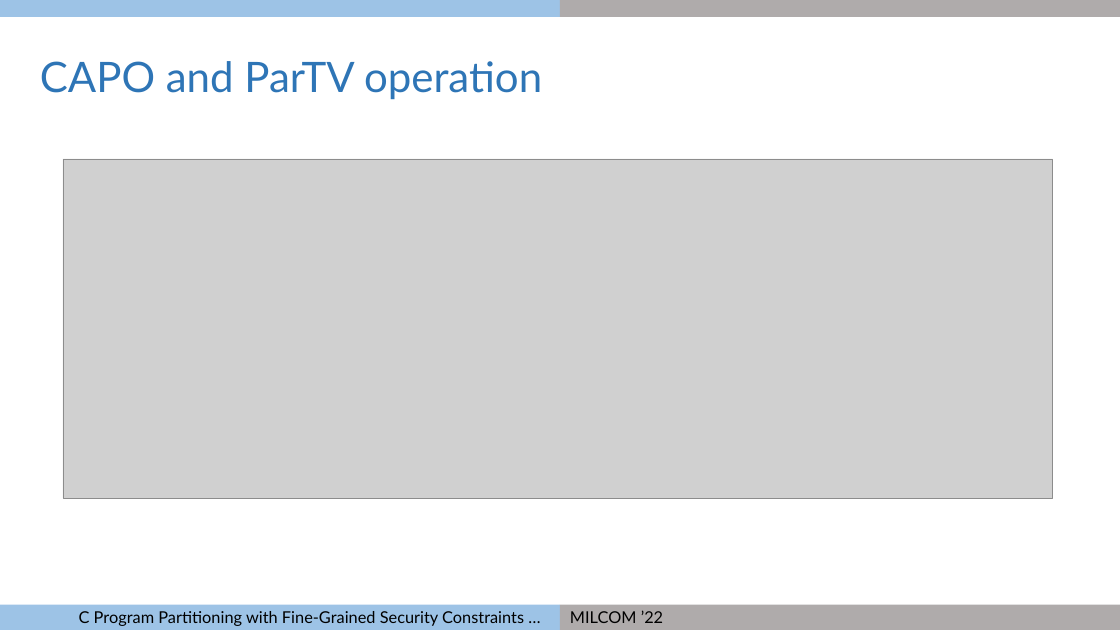
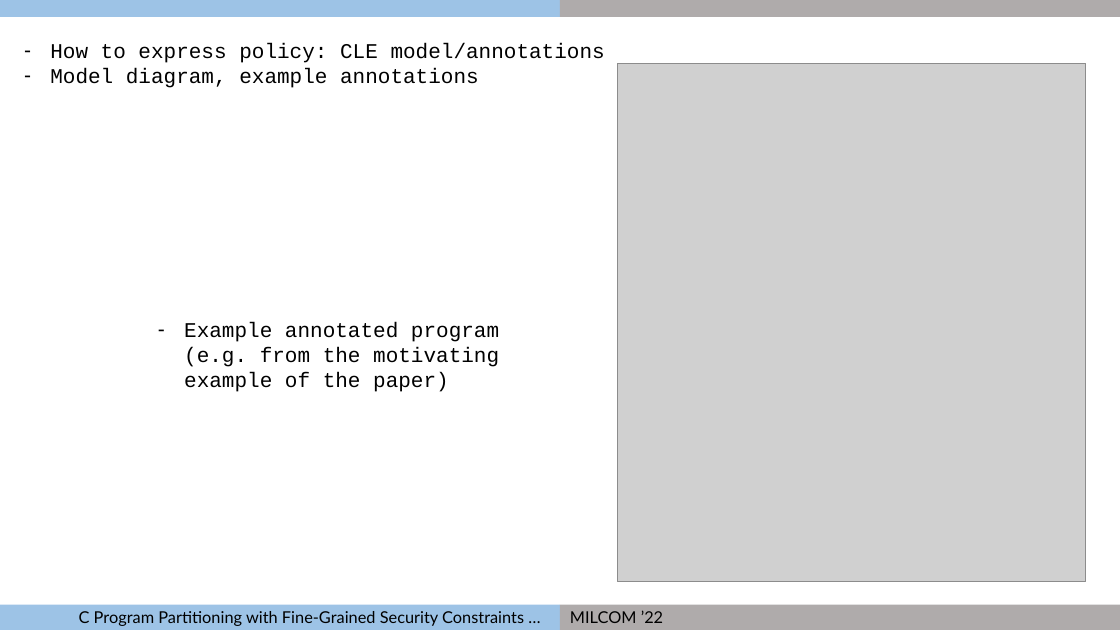
Before and after one commit to gaps-closure/ect, a slide deck: slide 15 of milcom-2022.pptx (slide 10 before the commit). Drawn at 1120x630 pixels with LibreOffice and Linux fonts; fonts in the diff are those of the drawing; grey boxes stand for pictures. Boxes give left, top, right and bottom in pixels: in the first picture for what was removed or moved away, otherwise in the second. Text is boxed around its words. In the diff, an @@ line names an element or a change of style, - is before the commit and + after.

```diff
--- a/milcom-2022.pptx
+++ b/milcom-2022.pptx
@@ text at [50,43,605,88]: text changed; size 36 to 18 pt; font Lato to Courier New; text colour #2E75B6 to #000000 @@
-CAPO and ParTV operation
+– How to express policy: CLE model/annotations
+– Model diagram, example annotations
@@ picture added at [618,63,1086,582] @@
@@ picture removed at [63,159,1053,498] @@
@@ text added at [184,322,499,392], 18 pt, text #000000 @@
+– Example annotated program (e.g. from the motivating example of the paper)
```
Also in this commit, not shown: 10 other slides changed, 8 slides added, 13 slides removed, 1 other file.
